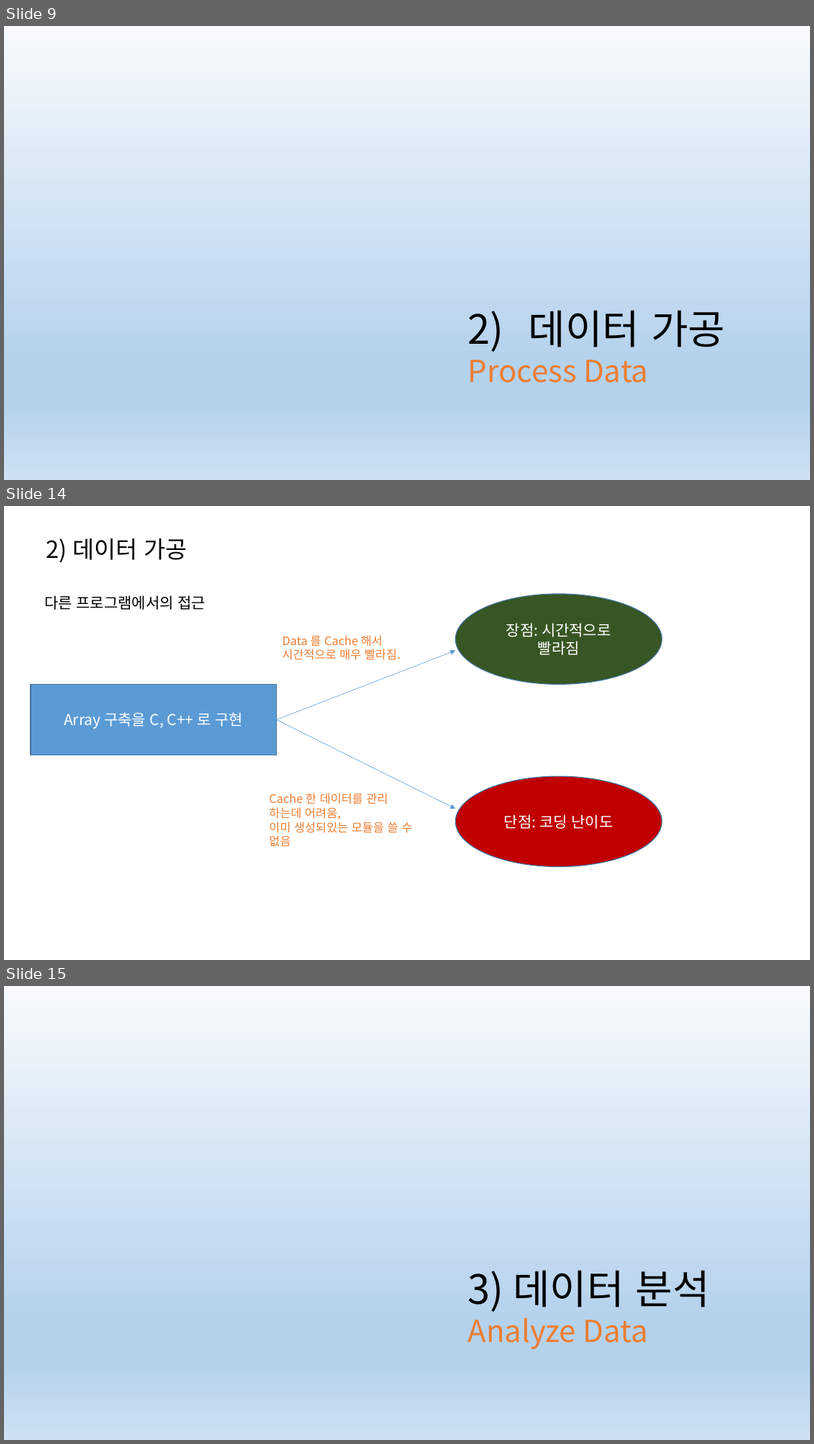
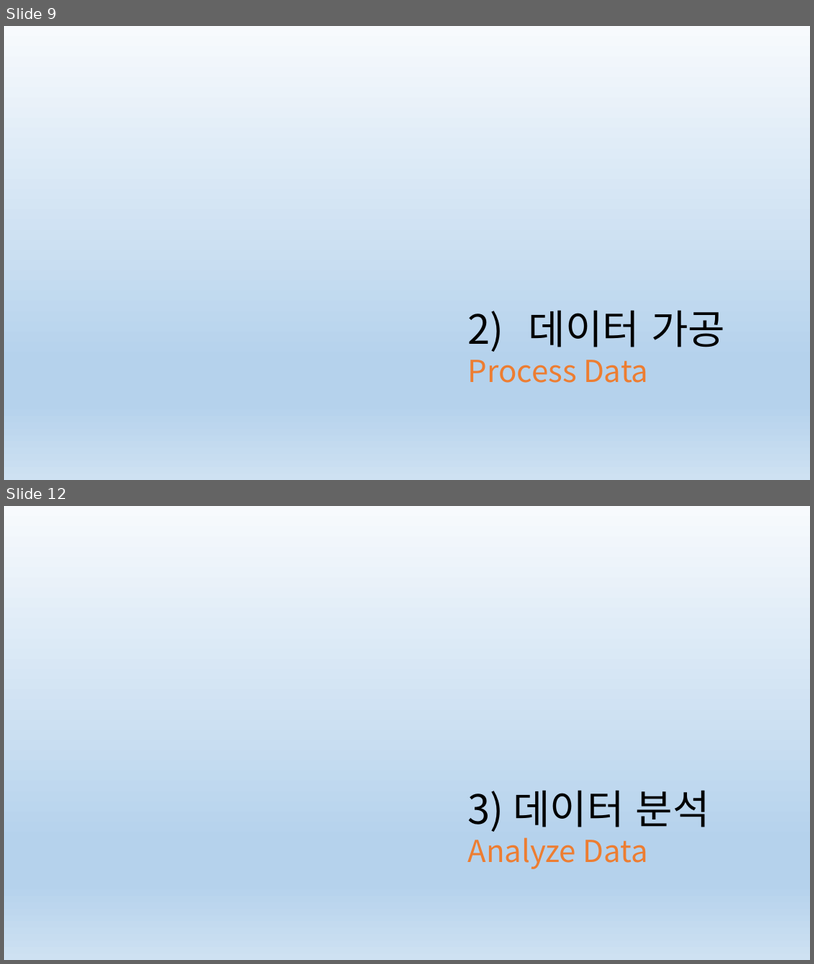
Before and after one commit to csjungminlim/MatrixCompletion, a slide deck: 넷플릭스.pptx. Shown one above the other, each under a label of ours: slides 9, 14 and 15 before the commit, slides 9 and 12 after it; the slides between them are not shown. The pictures are 814x1444 and 814x964 pixels, drawn with LibreOffice and Linux fonts; fonts in the diff are those of the drawing. Boxes give left, top, right and bottom in pixels: in the first picture for what was removed or moved away, otherwise in the second. Text is boxed around its words. In the diff, an @@ line names an element or a change of style, - is before the commit and + after.

```diff
--- a/넷플릭스.pptx
+++ b/넷플릭스.pptx
@@ slide 14 removed at [4,506,810,960], background #FFFFFF @@
@@ text removed at [46,538,187,562] @@
-2) 데이터 가공
@@ text removed at [44,595,206,610] @@
-다른 프로그램에서의 접근
@@ ellipse removed at [456,594,662,684] @@
-장점: 시간적으로 빨라짐
@@ text removed at [283,635,401,660] @@
-Data 를 Cache 해서
-시간적으로 매우 빨라짐.
@@ arrow removed from (276, 720) to (456, 651) @@
@@ rectangle removed at [31,684,276,754] @@
-Array 구축을 C, C++ 로 구현
@@ arrow removed from (276, 720) to (456, 808) @@
@@ ellipse removed at [456,777,662,867] @@
-단점: 코딩 난이도
@@ text removed at [269,793,412,846] @@
-Cache 한 데이터를 관리 하는데 어려움,
-이미 생성되있는 모듈을 쓸 수 없음
@@ what was slide 15 is now slide 12 @@
```
Also in this commit, not shown: 4 slides changed, 1 slide added, 3 other slides removed.
